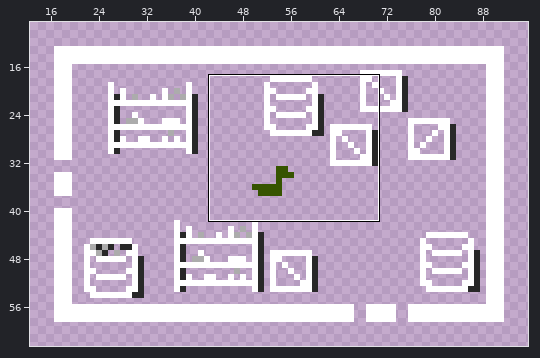
Sprite sheet: map/map-storeroom.png. Above, an overview of the earlier version with the close-up marked.
Close-up. The starting point:
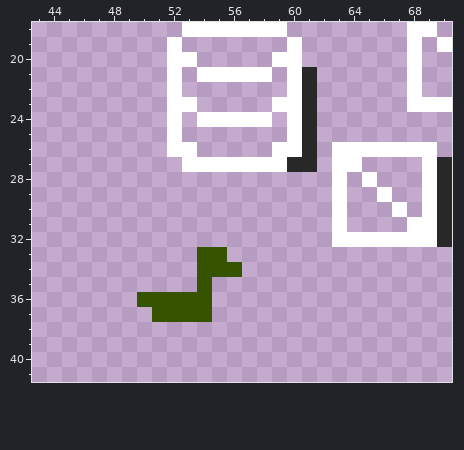
The file is 110x74 pixels. Pixels under 10% opacity are left out. Shown: x 43..70, y 18..41. The wide view leaves out empty margins.
After the commit:
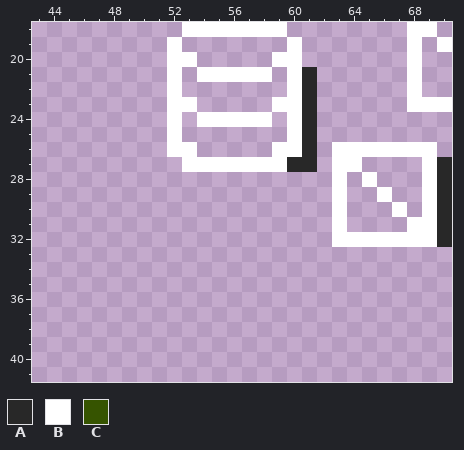
Palette (. is transparent): A #282828  B #ffffff  C #365400
Changes in this commit:
Changed rows in their new state; - is an unchanged pixel.
first column x 50:
33 ----..-
34 ----...
35 ----.--
36 .....--
37 -....--
